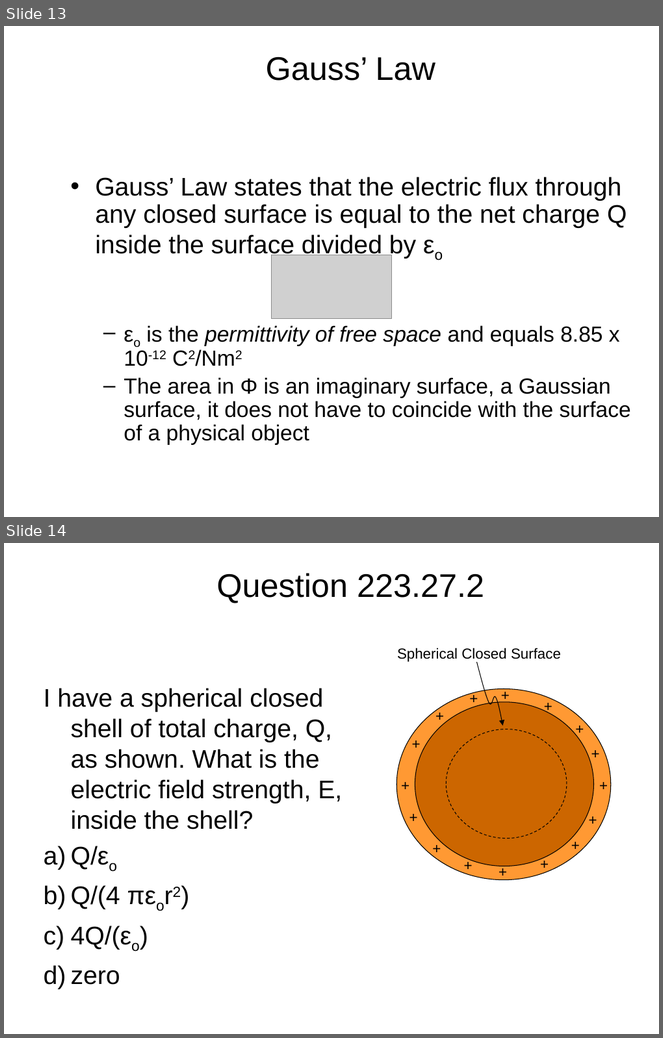
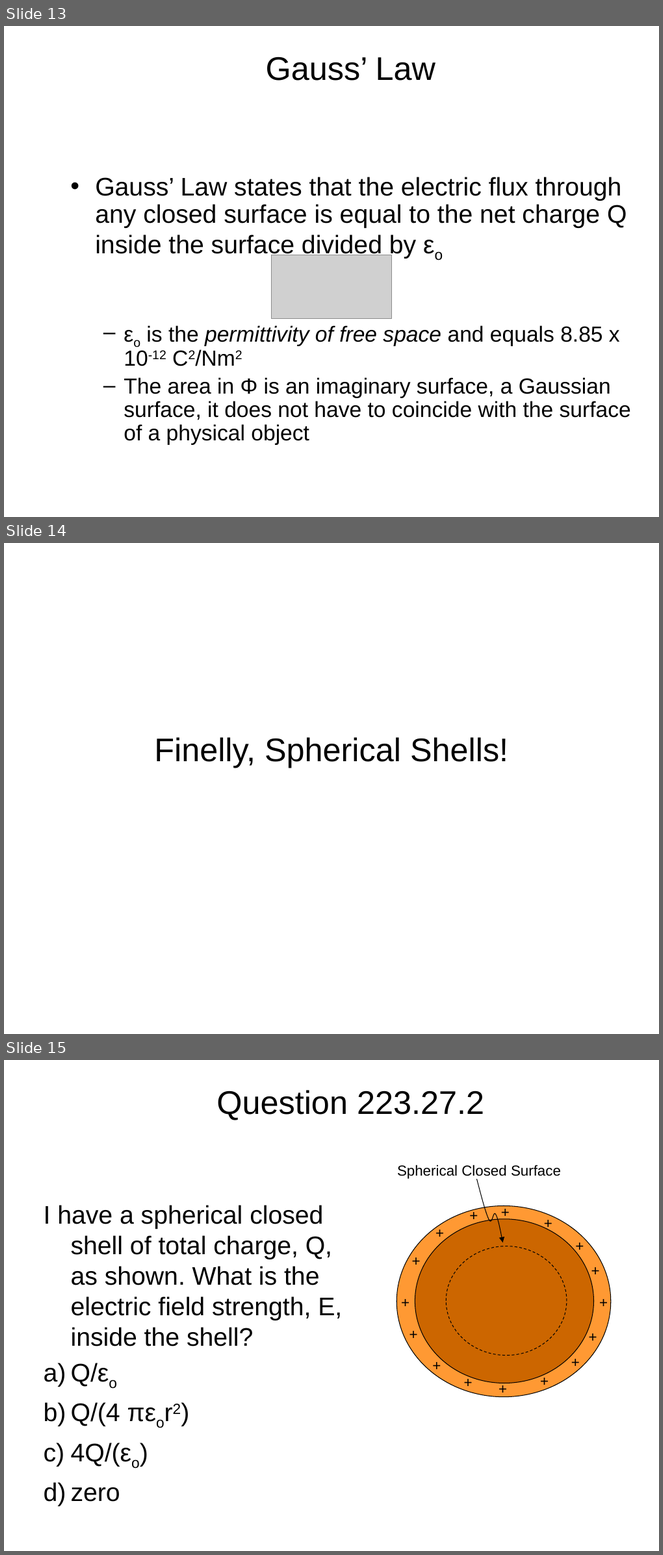
Before and after one commit to rtlines/PH223-Engineering-Physics, a slide deck: Slides/PH223_Lecture_27.pptx. Shown one above the other, each under a label of ours: slides 13 and 14 before the commit, slides 13, 14 and 15 after it. The pictures are 663x1038 and 663x1555 pixels, drawn with LibreOffice and Linux fonts; fonts in the diff are those of the drawing; grey boxes stand for pictures. Boxes give left, top, right and bottom in pixels: in the first picture for what was removed or moved away, otherwise in the second. Text is boxed around its words. In the diff, an @@ line names an element or a change of style, - is before the commit and + after.

```diff
--- a/Slides/PH223_Lecture_27.pptx
+++ b/Slides/PH223_Lecture_27.pptx
@@ slide 14 added at bbox=[4, 543, 659, 1034], background #FFFFFF @@
@@ title added at bbox=[154, 737, 508, 767], 36 pt, text #000000 @@
+Finelly, Spherical Shells!
@@ what was slide 14 is now slide 15 @@
```
Also in this commit, not shown: 1 slide changed, 4 other files.
